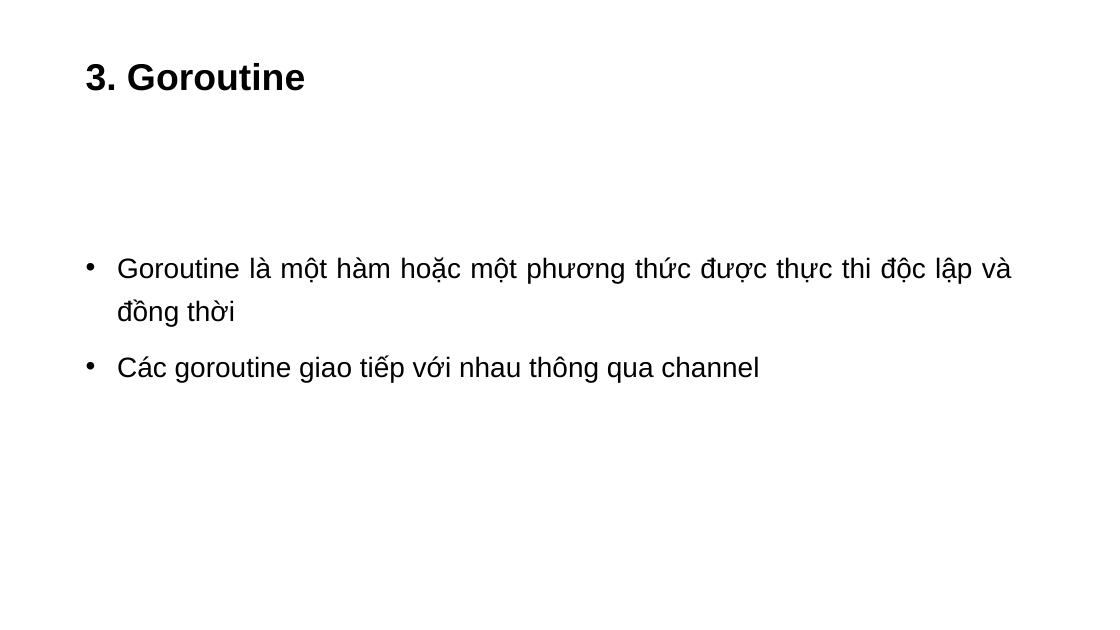
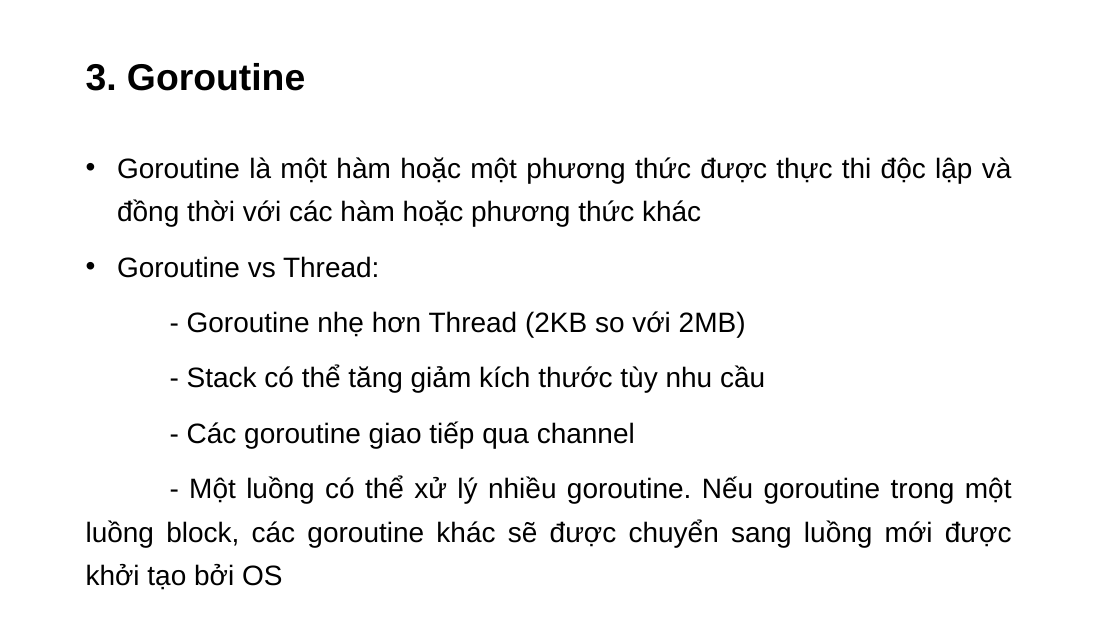
Before and after one commit to dangnm9699/Learn-Golang, a slide deck: slide 10 of Problem and Solution in Concurrency.pptx. Drawn at 1120x630 pixels with LibreOffice and Linux fonts; fonts in the diff are those of the drawing. Boxes give left, top, right and bottom in pixels: in the first picture for what was removed or moved away, otherwise in the second. Text is boxed around its words. In the diff, an @@ line names an element or a change of style, - is before the commit and + after.

```diff
--- a/Problem and Solution in Concurrency.pptx
+++ b/Problem and Solution in Concurrency.pptx
@@ text at box(86, 157, 1012, 590): text changed @@
-• Goroutine là một hàm hoặc một phương thức được thực thi độc lập và đồng thời
-• Các goroutine giao tiếp với nhau thông qua channel
+• Goroutine là một hàm hoặc một phương thức được thực thi độc lập và đồng thời với các hàm hoặc phương thức khác
+• Goroutine vs Thread:
+- Goroutine nhẹ hơn Thread (2KB so với 2MB)
+- Stack có thể tăng giảm kích thước tùy nhu cầu
+- Các goroutine giao tiếp qua channel
+- Một luồng có thể xử lý nhiều goroutine. Nếu goroutine trong một luồng block, các goroutine khác sẽ được chuyển sang luồng mới được khởi tạo bởi OS
```
Also in this commit, not shown: 1 slide added, 2 other files.
